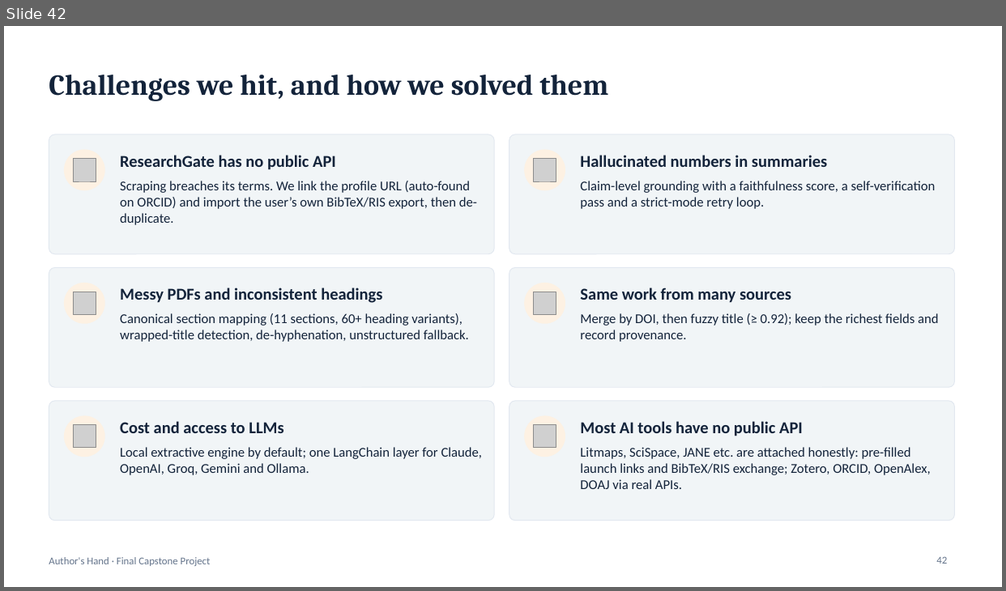
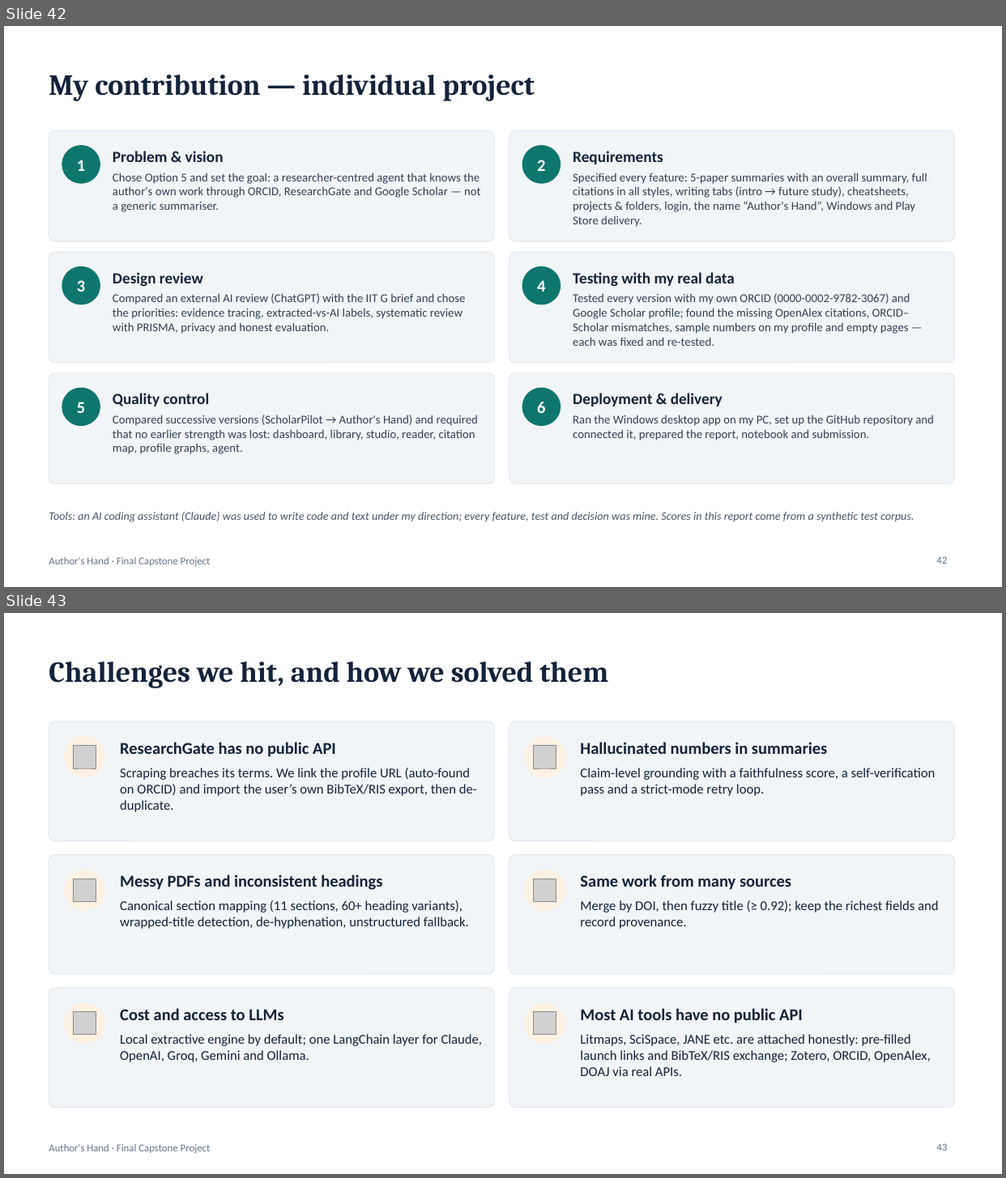
Before and after one commit to KAMESWARIJADA/Authors-Hand, a slide deck: report.pptx. Shown one above the other, each under a label of ours: slide 42 before the commit, slides 42 and 43 after it. The pictures are 1006x591 and 1006x1178 pixels, drawn with LibreOffice and Linux fonts; fonts in the diff are those of the drawing; grey boxes stand for pictures. Boxes give left, top, right and bottom in pixels: in the first picture for what was removed or moved away, otherwise in the second. Text is boxed around its words. In the diff, an @@ line names an element or a change of style, - is before the commit and + after.

```diff
--- a/report.pptx
+++ b/report.pptx
@@ slide 42 added at bbox=[4, 26, 1002, 587], background #FFFFFF; not listed: 1 template element that a slide beside it also shows @@
@@ title added at bbox=[49, 75, 535, 101], 28 pt, text #13233A, bold @@
+My contribution — individual project
@@ rounded rectangle added at bbox=[49, 130, 494, 241], fill #F1F5F7, outline #E2E8F0 0.75 pt @@
@@ ellipse added at bbox=[62, 146, 100, 183], fill #0F766E, outline #0F766E 1 pt @@
@@ rounded rectangle added at bbox=[509, 130, 955, 241], fill #F1F5F7, outline #E2E8F0 0.75 pt @@
@@ ellipse added at bbox=[522, 146, 560, 183], fill #0F766E, outline #0F766E 1 pt @@
@@ text added at bbox=[77, 160, 85, 171], 16 pt, text #FFFFFF, bold @@
+1
@@ text added at bbox=[113, 151, 224, 162], 15 pt, text #13233A, bold @@
+Problem & vision
@@ text added at bbox=[537, 160, 545, 171], 16 pt, text #FFFFFF, bold @@
+2
@@ text added at bbox=[573, 151, 663, 165], 15 pt, text #13233A, bold @@
+Requirements
@@ text added at bbox=[113, 173, 480, 212], 11.5 pt, text #334155 @@
+Chose Option 5 and set the goal: a researcher-centred agent that knows the author's own work through ORCID, ResearchGate and Google Scholar — not a generic summariser.
@@ text added at bbox=[573, 173, 927, 227], 11.5 pt, text #334155 @@
+Specified every feature: 5-paper summaries with an overall summary, full citations in all styles, writing tabs (intro → future study), cheatsheets, projects & folders, login, the name “Author's Hand”, Windows and Play Store delivery.
@@ rounded rectangle added at bbox=[49, 252, 494, 363], fill #F1F5F7, outline #E2E8F0 0.75 pt @@
@@ ellipse added at bbox=[62, 267, 100, 305], fill #0F766E, outline #0F766E 1 pt @@
@@ rounded rectangle added at bbox=[509, 252, 955, 363], fill #F1F5F7, outline #E2E8F0 0.75 pt @@
@@ ellipse added at bbox=[522, 267, 560, 305], fill #0F766E, outline #0F766E 1 pt @@
@@ text added at bbox=[77, 280, 85, 292], 16 pt, text #FFFFFF, bold @@
+3
@@ text added at bbox=[113, 272, 203, 287], 15 pt, text #13233A, bold @@
+Design review
@@ text added at bbox=[537, 280, 545, 292], 16 pt, text #FFFFFF, bold @@
+4
@@ text added at bbox=[573, 272, 735, 287], 15 pt, text #13233A, bold @@
+Testing with my real data
@@ text added at bbox=[113, 293, 466, 334], 11.5 pt, text #334155 @@
+Compared an external AI review (ChatGPT) with the IIT G brief and chose the priorities: evidence tracing, extracted-vs-AI labels, systematic review with PRISMA, privacy and honest evaluation.
@@ text added at bbox=[573, 293, 910, 346], 11.5 pt, text #334155 @@
+Tested every version with my own ORCID (0000-0002-9782-3067) and Google Scholar profile; found the missing OpenAlex citations, ORCID–Scholar mismatches, sample numbers on my profile and empty pages — each was fixed and re-tested.
@@ rounded rectangle added at bbox=[49, 373, 494, 484], fill #F1F5F7, outline #E2E8F0 0.75 pt @@
@@ ellipse added at bbox=[62, 388, 100, 426], fill #0F766E, outline #0F766E 1 pt @@
@@ rounded rectangle added at bbox=[509, 373, 955, 484], fill #F1F5F7, outline #E2E8F0 0.75 pt @@
@@ ellipse added at bbox=[522, 388, 560, 426], fill #0F766E, outline #0F766E 1 pt @@
@@ text added at bbox=[77, 402, 85, 413], 16 pt, text #FFFFFF, bold @@
+5
@@ text added at bbox=[113, 393, 210, 407], 15 pt, text #13233A, bold @@
+Quality control
@@ text added at bbox=[537, 402, 545, 413], 16 pt, text #FFFFFF, bold @@
+6
@@ text added at bbox=[573, 393, 722, 407], 15 pt, text #13233A, bold @@
+Deployment & delivery
@@ text added at bbox=[113, 415, 478, 454], 11.5 pt, text #334155 @@
+Compared successive versions (ScholarPilot → Author's Hand) and required that no earlier strength was lost: dashboard, library, studio, reader, citation map, profile graphs, agent.
@@ text added at bbox=[573, 415, 934, 441], 11.5 pt, text #334155 @@
+Ran the Windows desktop app on my PC, set up the GitHub repository and connected it, prepared the report, notebook and submission.
@@ text added at bbox=[49, 512, 914, 523], 11 pt, text #475569, italic @@
+Tools: an AI coding assistant (Claude) was used to write code and text under my direction; every feature, test and decision was mine. Scores in this report come from a synthetic test corpus.
@@ page number added at bbox=[936, 557, 947, 564], 10 pt, text #64748B @@
+42
@@ what was slide 42 is now slide 43 @@
```
Also in this commit, not shown: 1 slide changed, 3 other files.
